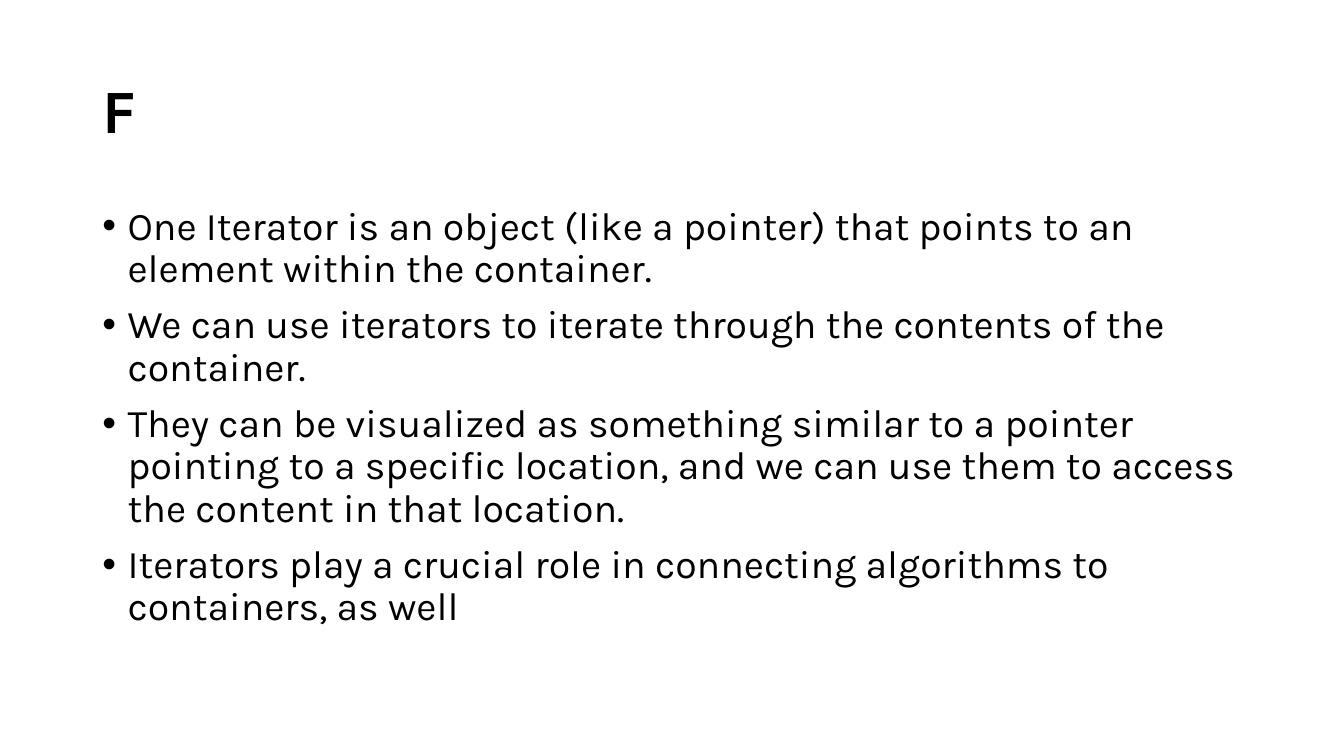
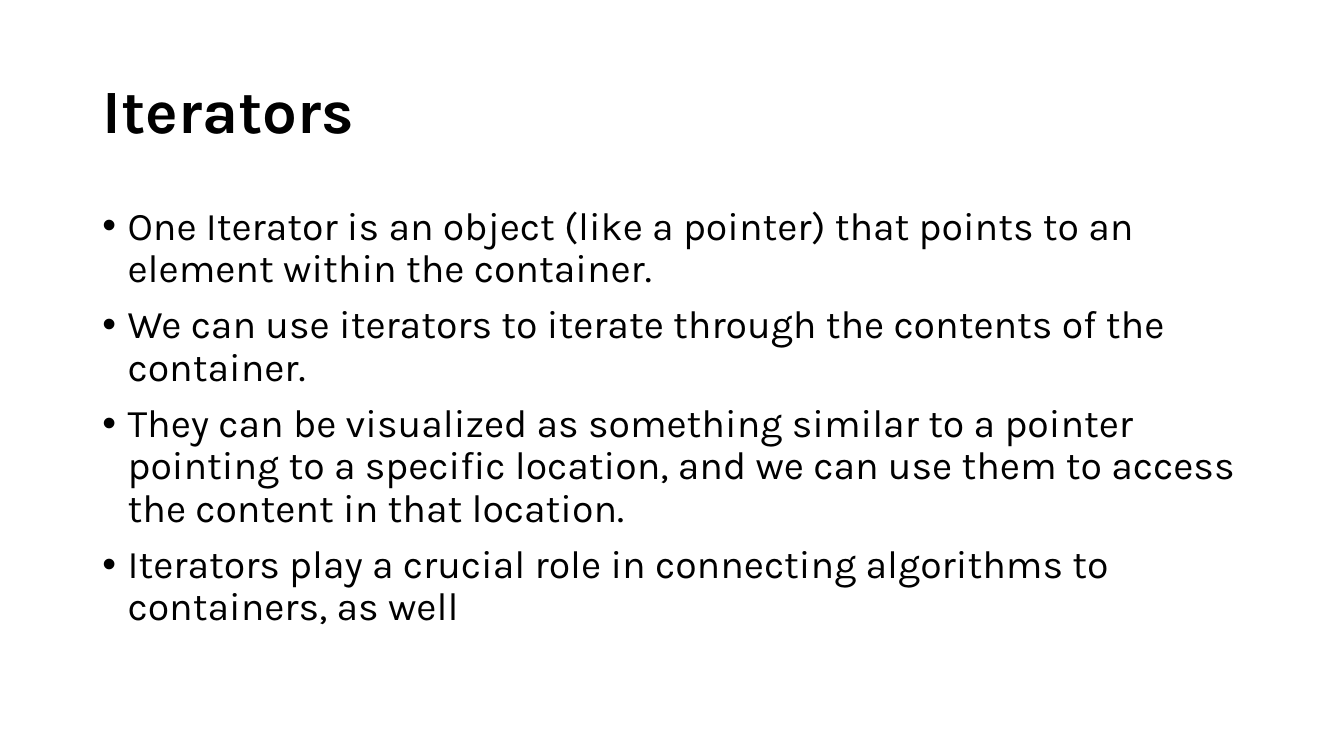
Before and after one commit to muazzamaqeel/Unversity-ComputerScience, a slide deck: slide 10 of C++/Tutoring/Lectures/WS-24/STL/STL.pptx. Drawn at 1344x756 pixels with LibreOffice and Linux fonts; fonts in the diff are those of the drawing. Boxes give left, top, right and bottom in pixels: in the first picture for what was removed or moved away, otherwise in the second. Text is boxed around its words. In the diff, an @@ line names an element or a change of style, - is before the commit and + after.

```diff
--- a/C++/Tutoring/Lectures/WS-24/STL/STL.pptx
+++ b/C++/Tutoring/Lectures/WS-24/STL/STL.pptx
@@ title at (102,93,354,134): text changed @@
-F
+Iterators
```
Also in this commit, not shown: 6 other files.
